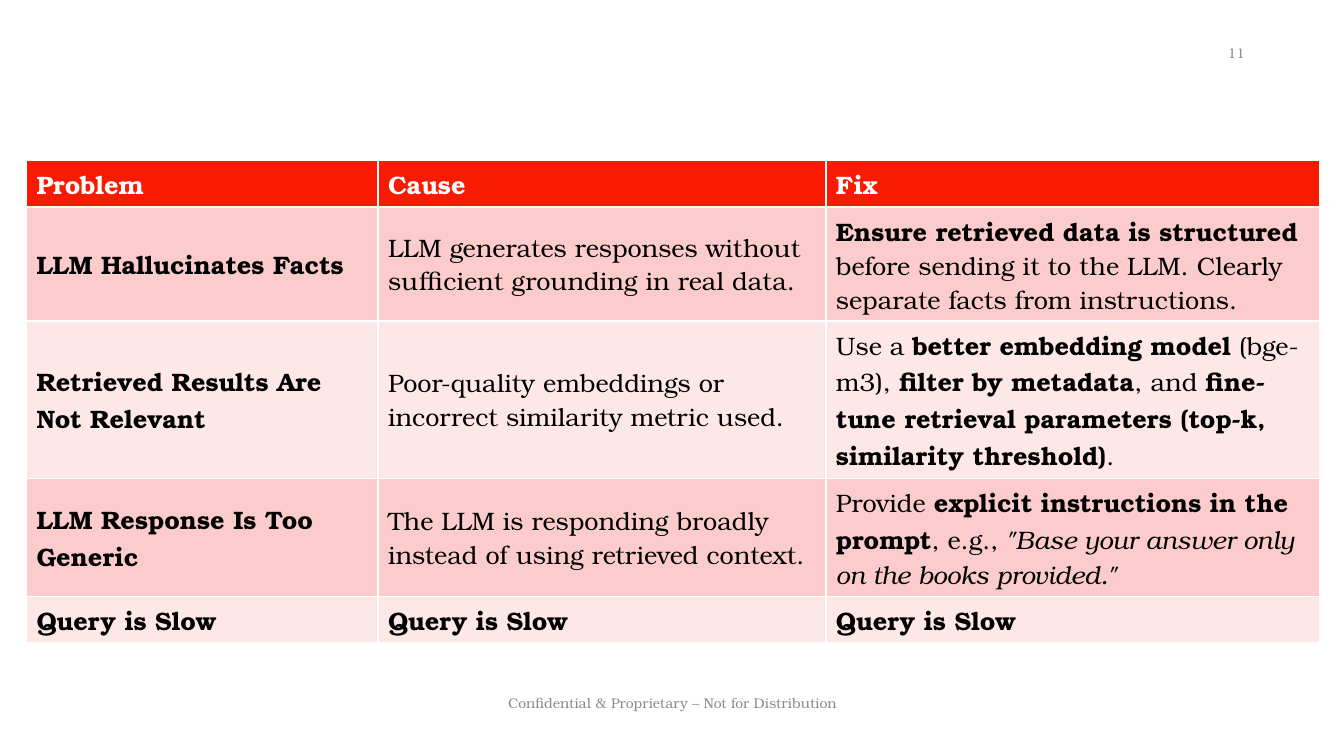
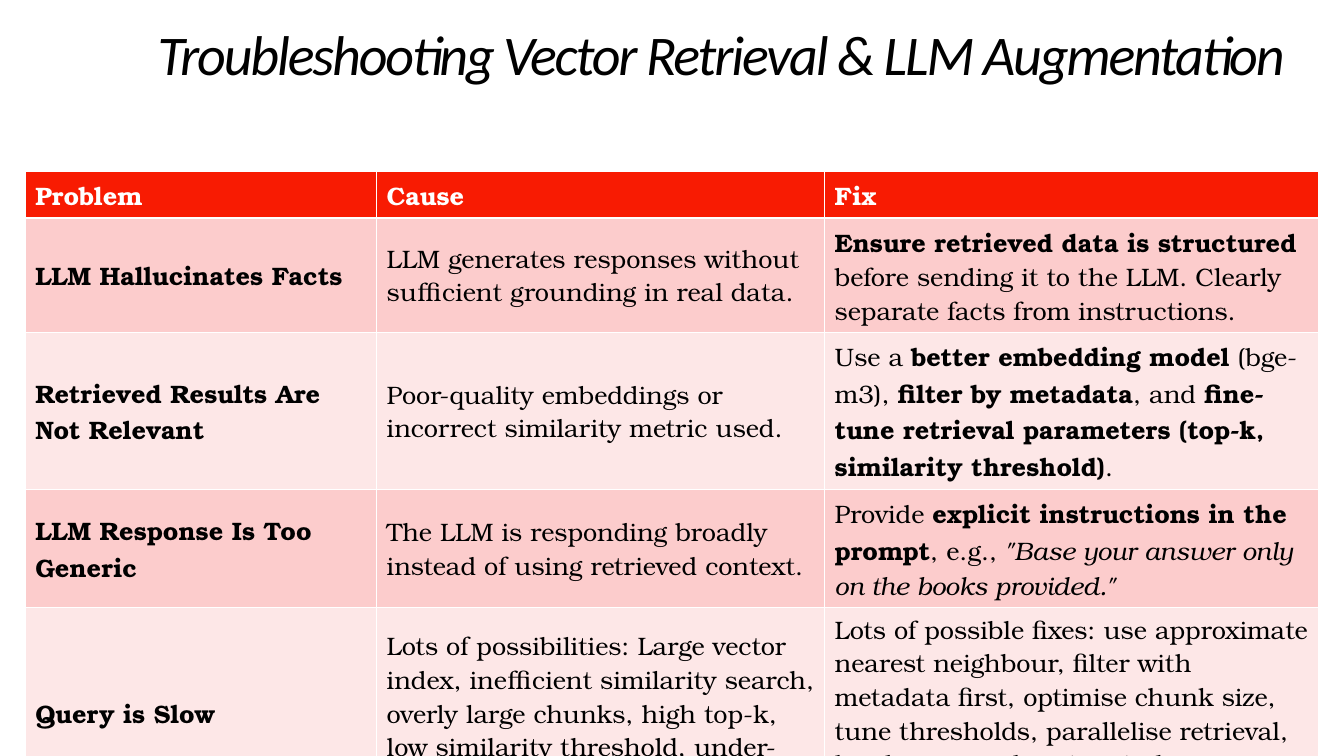
Before and after one commit to doingandlearning/postgres-and-pgvector, a slide deck: slide 11 of slides/06-querying-llms.pptx. Drawn at 1344x756 pixels with LibreOffice and Linux fonts; fonts in the diff are those of the drawing. Boxes give left, top, right and bottom in pixels: in the first picture for what was removed or moved away, otherwise in the second. Text is boxed around its words. In the diff, an @@ line names an element or a change of style, - is before the commit and + after.

```diff
--- a/slides/06-querying-llms.pptx
+++ b/slides/06-querying-llms.pptx
@@ title "Troubleshooting Vector Retrieval & LLM ...": place and size @@
-title "Troubleshooting Vector Retrieval & LLM ..." at [126,292,443,501]
+title "Troubleshooting Vector Retrieval & LLM ..." at [158,36,1285,85]
@@ title "Troubleshooting Vector Retrieval & LLM ..." at [158,36,1285,85]: size 36 to 40 pt @@
@@ page number removed at [1228,48,1245,58] @@
-11
@@ table at [25,171,1319,750] @@
-row 5, column 2: Query is Slow
+row 5, column 2: Lots of possibilities: Large vector index, inefficient similarity search, overly large chunks, high top-k, low similarity threshold, under-provisioned hardware
-row 5, column 3: Query is Slow
+row 5, column 3: Lots of possible fixes: use approximate nearest neighbour, filter with metadata first, optimise chunk size, tune thresholds, parallelise retrieval, hardware acceleration, index compression
@@ table: place and size @@
-table at [26,160,1320,640]
+table at [25,171,1319,750]
@@ text removed at [508,698,837,711] @@
-Confidential & Proprietary – Not for Distribution
```
Also in this commit, not shown: 1 other slide changed, 11 other files.
